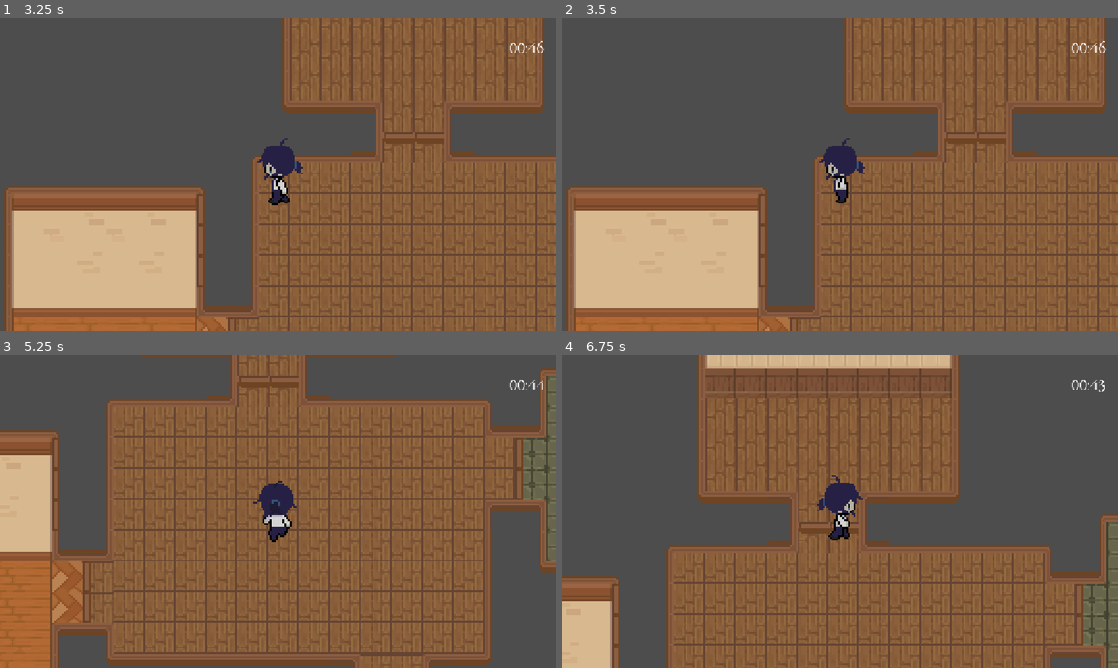
Above: before the commit, frames 1-4 (two rows, left to right).
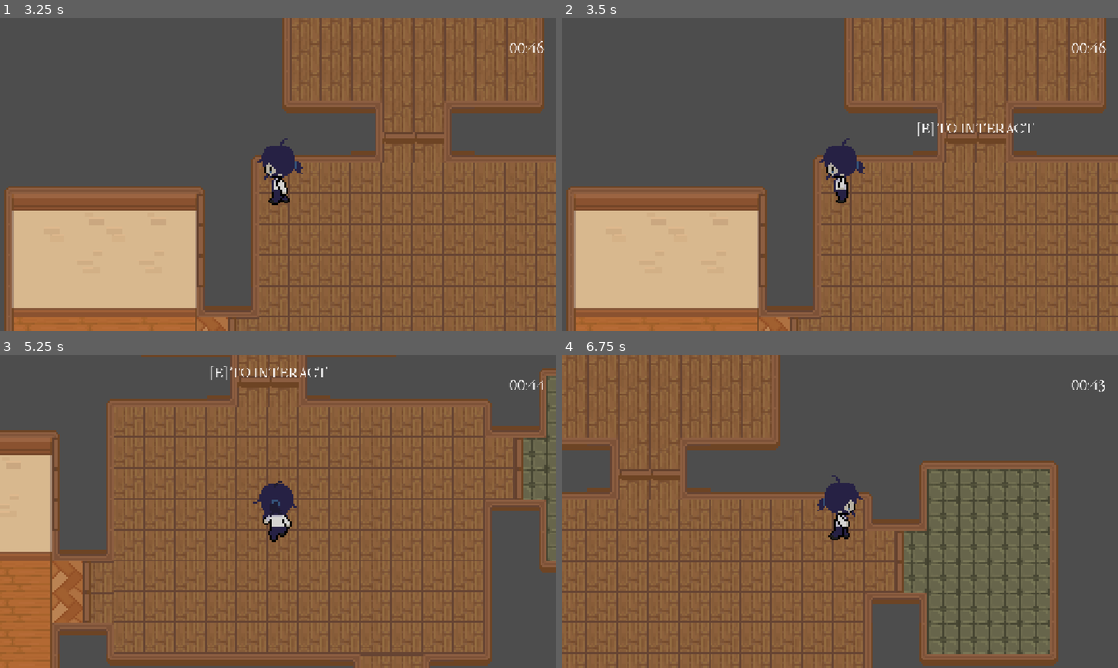
Above: after the commit, the same moments.

Repository: aeroghurt/horror-game
Game: Godot game, scene res://scenes/main.tscn
The game is run twice, just before and just after one commit, with the same random seed, the same clock (stepped at 60 frames per second) and the same inputs.
Inputs (mouse positions are in pixels of both pictures, inside the frame that each line leads up to):
- Up to frame 1 (3.25 s): tap Enter at 0.5 s; move the mouse to (250, 237) at 0.52 s; hold E (interact) 0.53-1.28 s; hold W (up) 0.53-2.03 s; click (250, 237) at 0.67 s; move the mouse to (444, 221) at 1.27 s; tap E (interact) at 1.35, 2.3, 3.05 s; tap Space at 2 s; move the mouse to (111, 127) at 2.02 s; hold Shift (sprint) 2.03-2.78 s; hold A (left) from 2.03 s (still down); move the mouse to (305, 174) at 2.77 s; tap Alt at 2.85 s; click (305, 174) at 2.92 s
- Up to frame 2 (3.5 s): keep holding A (left)
- Up to frame 3 (5.25 s): move the mouse to (194, 433) at 3.52 s; release A (left) at 3.53 s; hold S (down) 3.53-4.28 s; hold E (interact) 3.53-4.28 s; move the mouse to (400, 495) at 4.27 s; hold D (right) 4.28-5.03 s; tap E (interact) at 4.35 s; move the mouse to (166, 527) at 5.02 s; hold W (up) from 5.03 s (still down); hold Shift (sprint) from 5.03 s (still down); click (166, 527) at 5.17 s
- Up to frame 4 (6.75 s): tap E (interact) at 5.3, 6.05 s; move the mouse to (895, 442) at 5.77 s; release W (up) at 5.78 s; release Shift (sprint) at 5.78 s; hold D (right) from 5.78 s (still down); tap Alt at 5.85 s; move the mouse to (812, 574) at 6.52 s; hold E (interact) from 6.53 s (still down)

Frame 1 is identical in both runs. In frame 2, 0.2% of the frame differs, in the area x 64-85%, y 33-38%; in frame 3, 0.2%; in frame 4, 64%, in the area x 0-100%, y 0-100%.

Commit message:
add door open and close

Diff:
--- a/scenes/main.tscn
+++ b/scenes/main.tscn
@@ -522,12 +522,20 @@
 position = Vector2(373.99442, 228.02441)
 scale = Vector2(4, 4)
 
-[node name="interactionArea" parent="." unique_id=2004431230 instance=ExtResource("4_jyhfs")]
+[node name="bedroomDoor" type="StaticBody2D" parent="." unique_id=168892910]
+collision_mask = 2
+
+[node name="interactionArea" parent="bedroomDoor" unique_id=2004431230 instance=ExtResource("4_jyhfs")]
 position = Vector2(449, -179)
 collision_layer = 3
 collision_mask = 3
 
-[node name="bedroomDoor" type="CollisionShape2D" parent="interactionArea" unique_id=1925044258]
+[node name="bedroomDoorCollisionOnlyRange" type="CollisionShape2D" parent="bedroomDoor/interactionArea" unique_id=1925044258]
 position = Vector2(0.5, 0.5)
 shape = SubResource("RectangleShape2D_7w5kx")
 script = ExtResource("4_tbgi4")
+
+[node name="bedroomDoorCollision" type="CollisionShape2D" parent="bedroomDoor" unique_id=659547719]
+position = Vector2(449.5, -178.5)
+shape = SubResource("RectangleShape2D_7w5kx")
+script = ExtResource("4_tbgi4")
--- a/scripts/bedroom_door.gd
+++ b/scripts/bedroom_door.gd
@@ -1,8 +1,8 @@
 extends Node2D
 
 
-@onready var interaction_area: interactionArea = $"/root/main/interactionArea"
-@onready var door_collision = $"/root/main/interactionArea/bedroomDoor"
+@onready var interaction_area: interactionArea = $"/root/main/bedroomDoor/interactionArea"
+@onready var door_collision = $"/root/main/bedroomDoor/bedroomDoorCollision"
 
 
 var state = false
@@ -20,8 +20,8 @@
 	if state == false:
 		print("opened")
 		state = true
-		door_collision.disabled = false
+		door_collision.set_deferred("disabled", true)
 	else:
 		print("closed")
 		state = false
-		door_collision.disabled = true
+		door_collision.set_deferred("disabled", false)
